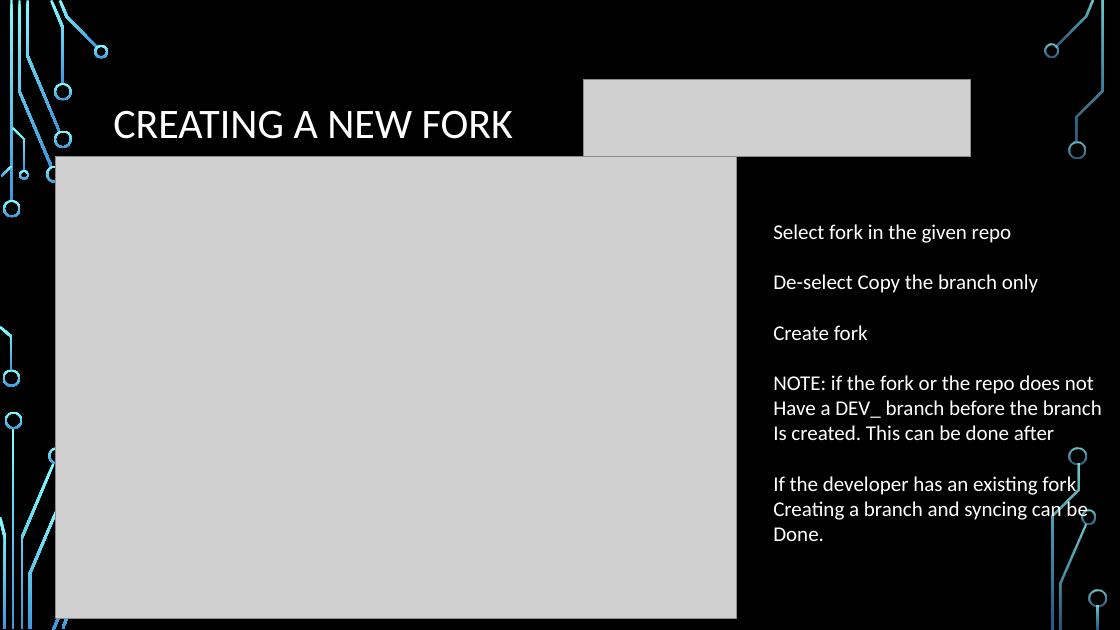
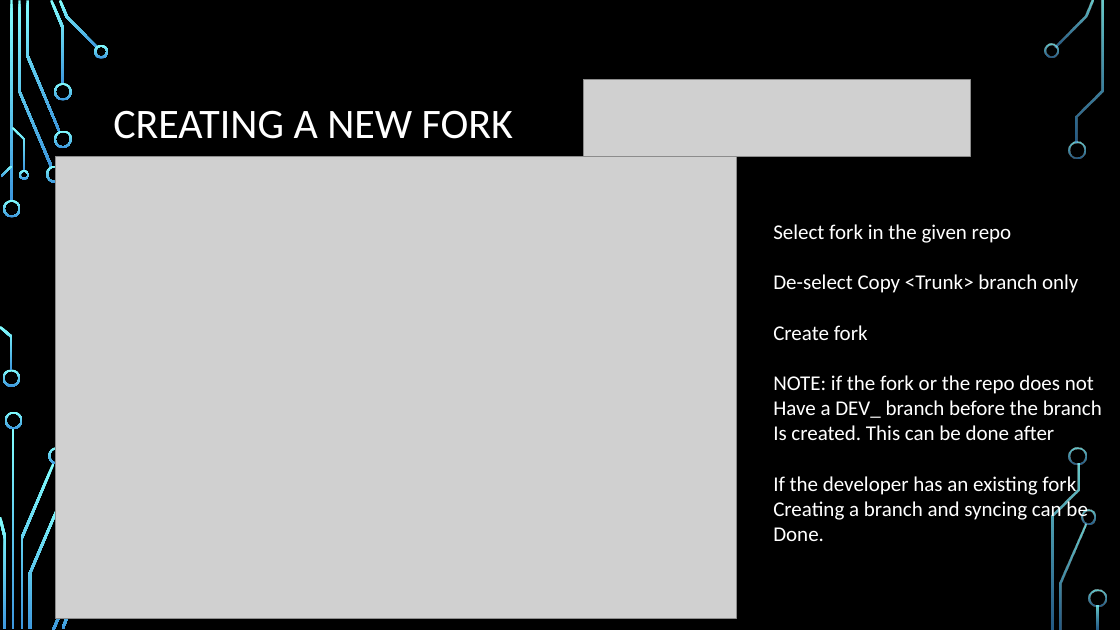
Before and after one commit to Ndig-BRO/DEV_training, a slide deck: slide 5 of BREAULT SWD TRAINING.pptx. Drawn at 1120x630 pixels with LibreOffice and Linux fonts; fonts in the diff are those of the drawing; grey boxes stand for pictures; background and template pictures are left out. Boxes give left, top, right and bottom in pixels: in the first picture for what was removed or moved away, otherwise in the second. Text is boxed around its words. In the diff, an @@ line names an element or a change of style, - is before the commit and + after.

```diff
--- a/BREAULT SWD TRAINING.pptx
+++ b/BREAULT SWD TRAINING.pptx
@@ text at box(773, 274, 1078, 293): text changed @@
-De-select Copy the branch only
+De-select Copy <Trunk> branch only
```
Also in this commit, not shown: 5 other slides changed, 4 slides added.
